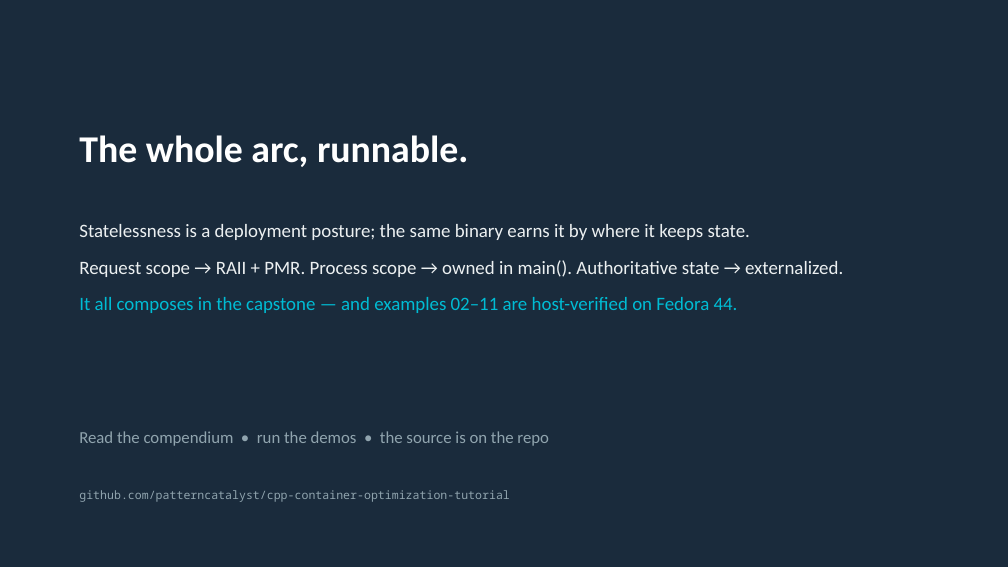
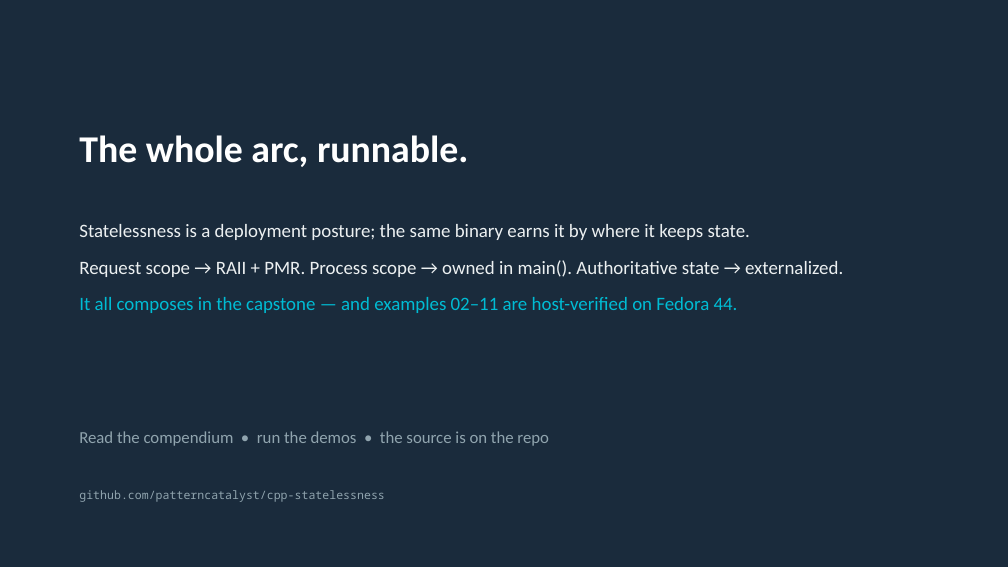
Before and after one commit to patterncatalyst/cpp-statelessness, a slide deck: slide 67 of presentation/cpp-statelessness-compendium.pptx. Drawn at 1008x567 pixels with LibreOffice and Linux fonts; fonts in the diff are those of the drawing. Boxes give left, top, right and bottom in pixels: in the first picture for what was removed or moved away, otherwise in the second. Text is boxed around its words. In the diff, an @@ line names an element or a change of style, - is before the commit and + after.

```diff
--- a/presentation/cpp-statelessness-compendium.pptx
+++ b/presentation/cpp-statelessness-compendium.pptx
@@ text at (79, 490, 385, 502): text changed @@
-github.com/patterncatalyst/cpp-container-optimization-tutorial
+github.com/patterncatalyst/cpp-statelessness
```
Also in this commit, not shown: 20 other slides changed, 5 other files.
